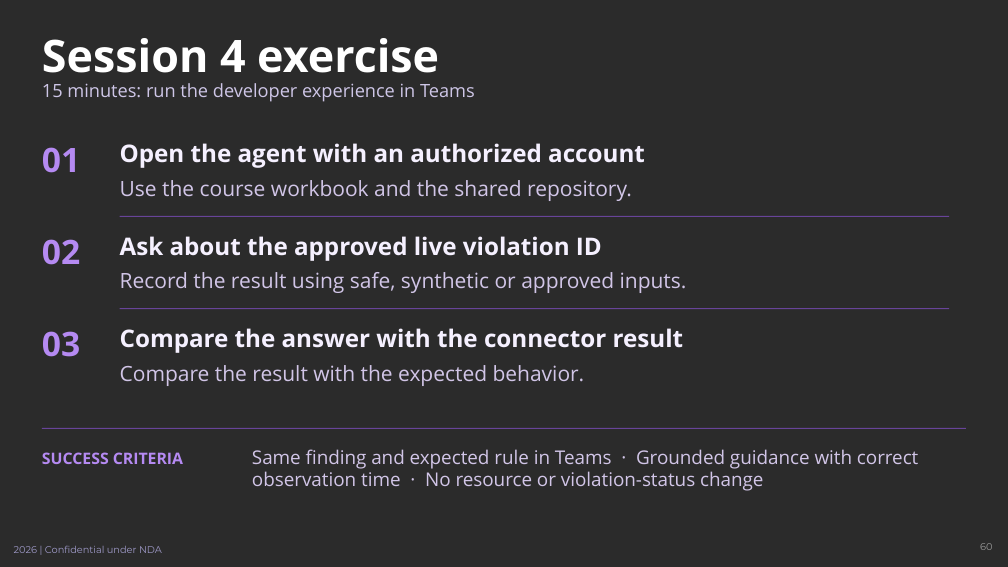
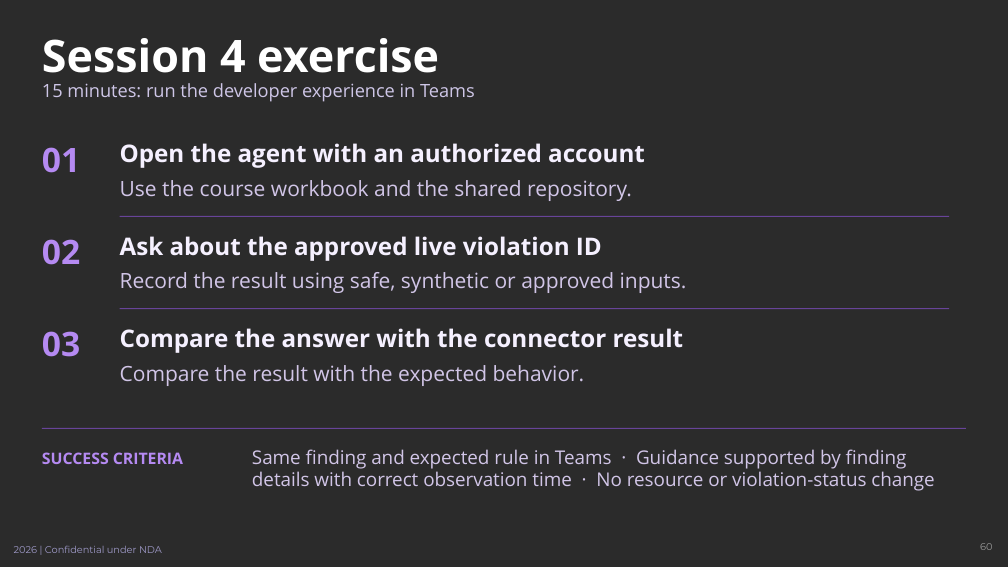
Before and after one commit to johnt-zenity/zenity-remediation-assistant, a slide deck: slide 60 of docs/training/zenity-teams-training.pptx. Drawn at 1008x567 pixels with LibreOffice and Linux fonts; fonts in the diff are those of the drawing; background and template pictures are left out; a plain dark background stands for a picture behind light text. Boxes give left, top, right and bottom in pixels: in the first picture for what was removed or moved away, otherwise in the second. Text is boxed around its words. In the diff, an @@ line names an element or a change of style, - is before the commit and + after.

```diff
--- a/docs/training/zenity-teams-training.pptx
+++ b/docs/training/zenity-teams-training.pptx
@@ text at <box>252,449,934,491</box>: text changed @@
-Same finding and expected rule in Teams · Grounded guidance with correct observation time · No resource or violation-status change
+Same finding and expected rule in Teams · Guidance supported by finding details with correct observation time · No resource or violation-status change
```
Also in this commit, not shown: 31 other slides changed, 6 other files.
